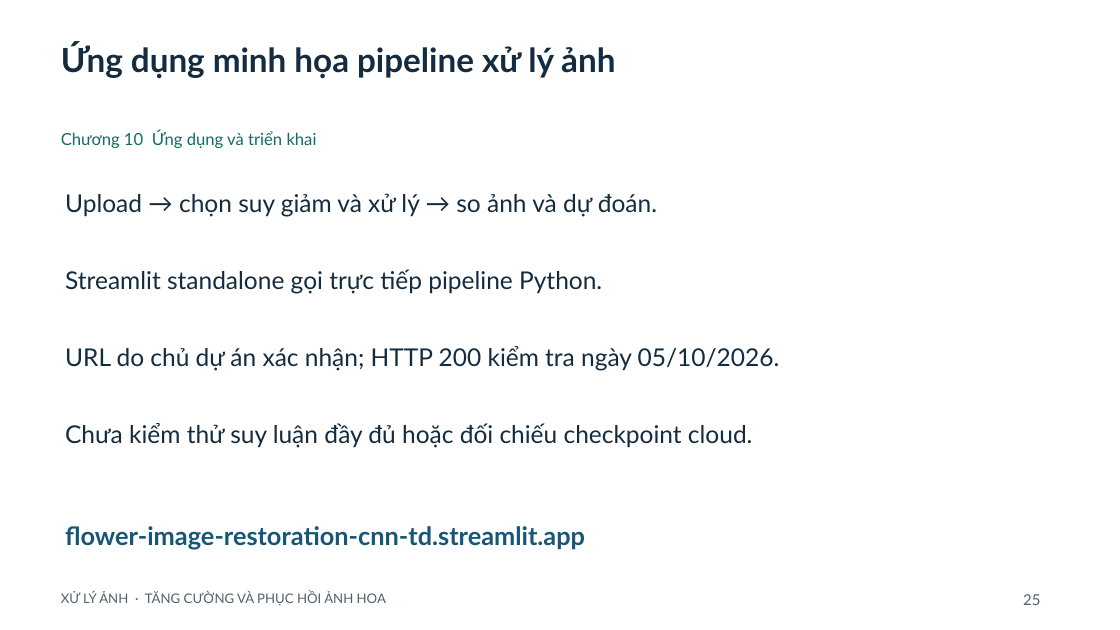
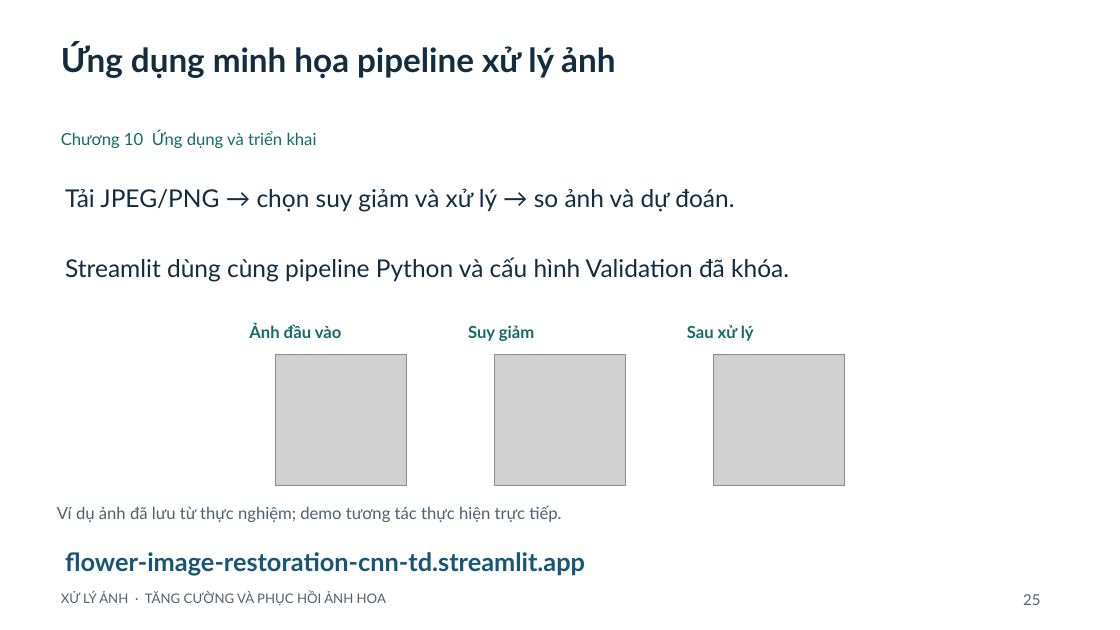
Before and after one commit to ngtd-2609/flower-image-restoration-cnn, a slide deck: slide 25 of docs/SLIDES_REVISED.pptx. Drawn at 1120x630 pixels with LibreOffice and Linux fonts; fonts in the diff are those of the drawing; grey boxes stand for pictures. Boxes give left, top, right and bottom in pixels: in the first picture for what was removed or moved away, otherwise in the second. Text is boxed around its words. In the diff, an @@ line names an element or a change of style, - is before the commit and + after.

```diff
--- a/docs/SLIDES_REVISED.pptx
+++ b/docs/SLIDES_REVISED.pptx
@@ text at bbox=[65, 188, 734, 212]: text changed @@
-Upload → chọn suy giảm và xử lý → so ảnh và dự đoán.
+Tải JPEG/PNG → chọn suy giảm và xử lý → so ảnh và dự đoán.
@@ text at bbox=[65, 257, 789, 282]: text changed @@
-Streamlit standalone gọi trực tiếp pipeline Python.
+Streamlit dùng cùng pipeline Python và cấu hình Validation đã khóa.
@@ text added at bbox=[249, 324, 342, 338], 14.2 pt, text #146C64, bold @@
+Ảnh đầu vào
@@ text added at bbox=[468, 325, 534, 341], 14.2 pt, text #146C64, bold @@
+Suy giảm
@@ text added at bbox=[687, 325, 754, 341], 14.2 pt, text #146C64, bold @@
+Sau xử lý
@@ text removed at bbox=[65, 346, 780, 371] @@
-URL do chủ dự án xác nhận; HTTP 200 kiểm tra ngày 05/10/2026.
@@ picture added at bbox=[276, 355, 407, 486] @@
@@ picture added at bbox=[495, 355, 626, 486] @@
@@ picture added at bbox=[713, 355, 844, 486] @@
@@ text removed at bbox=[65, 423, 753, 448] @@
-Chưa kiểm thử suy luận đầy đủ hoặc đối chiếu checkpoint cloud.
@@ text added at bbox=[57, 505, 561, 522], 14.2 pt, text #50616D @@
+Ví dụ ảnh đã lưu từ thực nghiệm; demo tương tác thực hiện trực tiếp.
@@ text "flower-image-restoration-cnn-td.streamlit.app": place and size @@
-text "flower-image-restoration-cnn-td.streamlit.app" at bbox=[65, 526, 585, 550]
+text "flower-image-restoration-cnn-td.streamlit.app" at bbox=[65, 552, 585, 576]
```
Also in this commit, not shown: 18 other slides changed, 4 other files.
